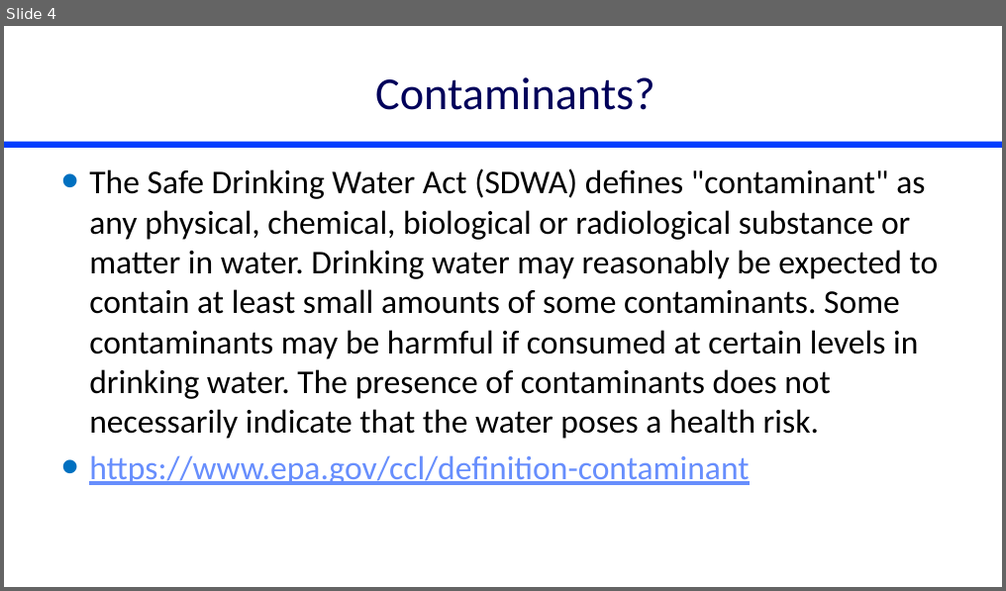
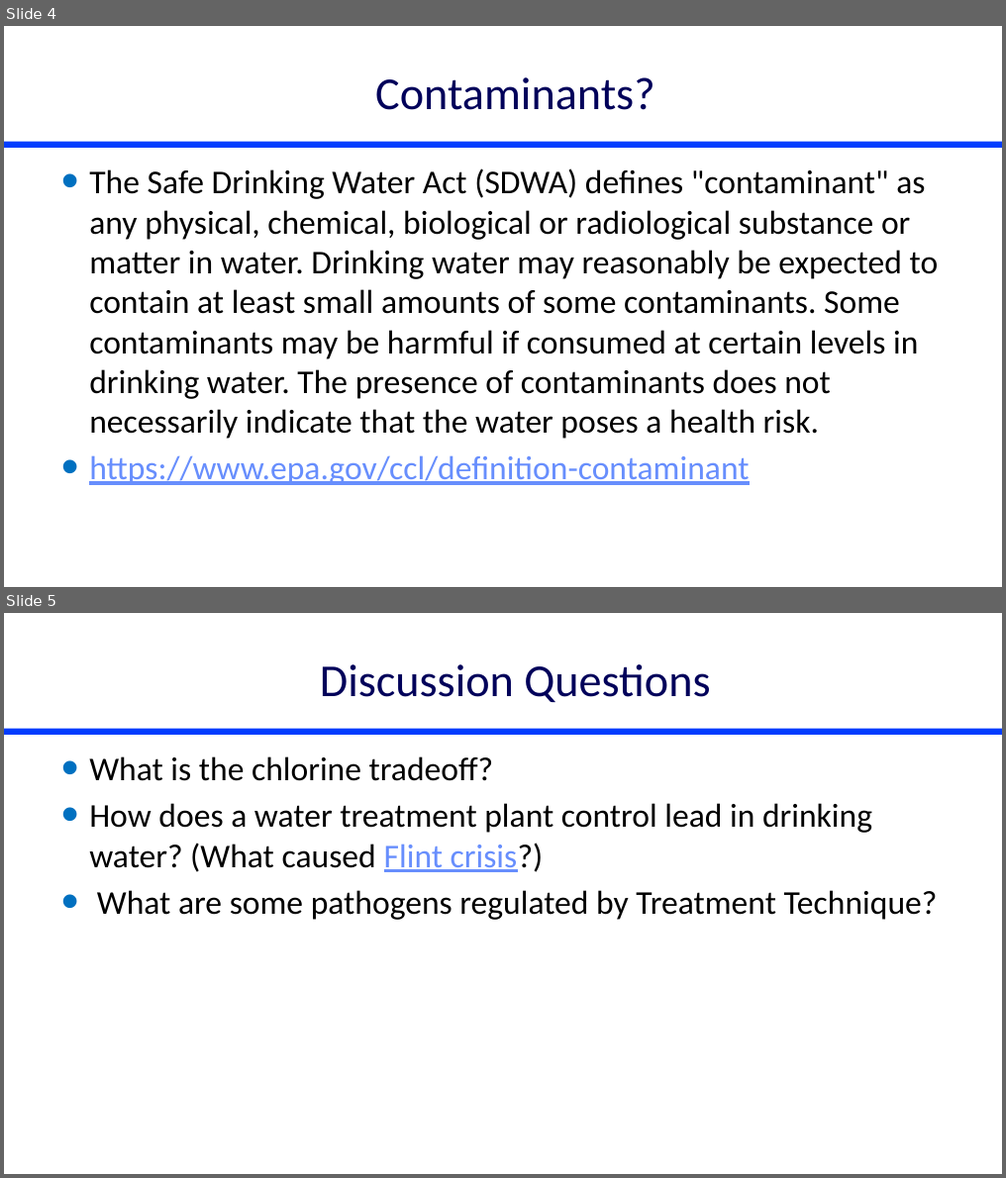
Before and after one commit to monroews/CEE4590, a slide deck: Lectures/Water Quality.pptx. Shown one above the other, each under a label of ours: slide 4 before the commit, slides 4 and 5 after it. The pictures are 1006x591 and 1006x1178 pixels, drawn with LibreOffice and Linux fonts; fonts in the diff are those of the drawing. Boxes give left, top, right and bottom in pixels: in the first picture for what was removed or moved away, otherwise in the second. Text is boxed around its words. In the diff, an @@ line names an element or a change of style, - is before the commit and + after.

```diff
--- a/Lectures/Water Quality.pptx
+++ b/Lectures/Water Quality.pptx
@@ slide 5 added at box(4, 613, 1002, 1174), background #FFFFFF; not listed: 1 template element that a slide beside it also shows @@
@@ title added at box(320, 664, 710, 702), 44 pt, text #00005A @@
+Discussion Questions
@@ text added at box(89, 757, 938, 920), 32 pt, text #000000 @@
+• What is the chlorine tradeoff?
+• How does a water treatment plant control lead in drinking water? (What caused Flint crisis?)
+• What are some pathogens regulated by Treatment Technique?
```
Also in this commit, not shown: 1 slide changed, 1 other slide added, 1 slide removed.
